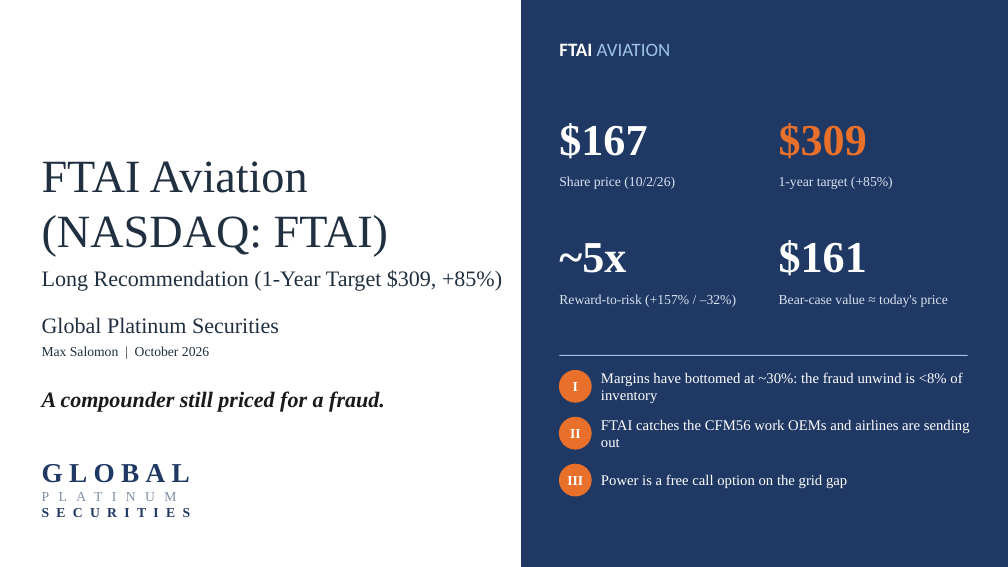
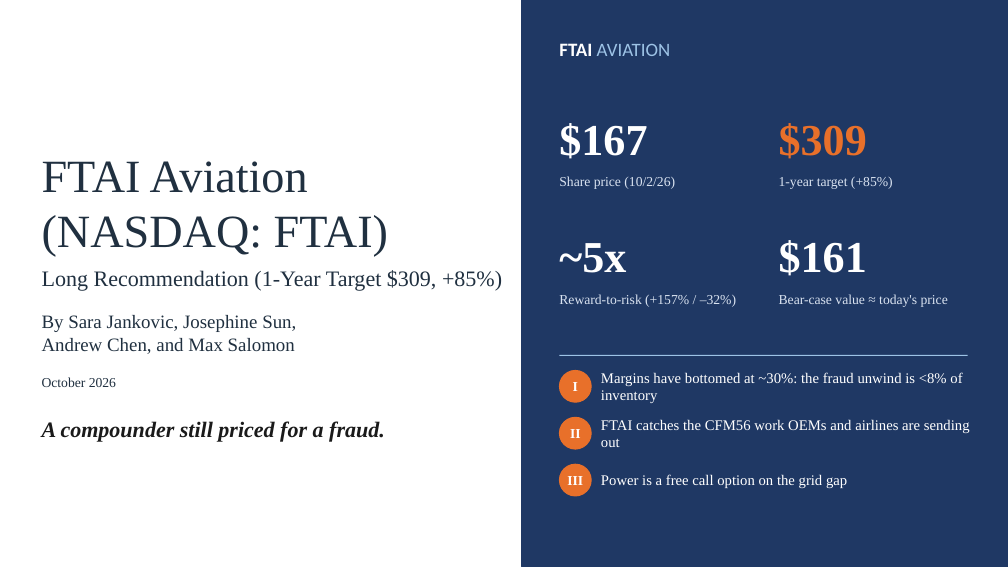
Before and after one commit to maxlsmls-dot/SPOT, a slide deck: slide 1 of ftai_pitch/FTAI_Long_Pitch.pptx. Drawn at 1008x567 pixels with LibreOffice and Linux fonts; fonts in the diff are those of the drawing. Boxes give left, top, right and bottom in pixels: in the first picture for what was removed or moved away, otherwise in the second. Text is boxed around its words. In the diff, an @@ line names an element or a change of style, - is before the commit and + after.

```diff
--- a/ftai_pitch/FTAI_Long_Pitch.pptx
+++ b/ftai_pitch/FTAI_Long_Pitch.pptx
@@ text at [42,315,296,354]: text changed; size 21 to 18 pt @@
-Global Platinum Securities
+By Sara Jankovic, Josephine Sun,
+Andrew Chen, and Max Salomon
@@ text "By Sara Jankovic, Josephine Sun," at [42,315,296,354]: vertical alignment middle to top @@
@@ text at [42,377,116,387]: text changed @@
-Max Salomon | October 2026
+October 2026
@@ text "A compounder still priced for ...": place and size @@
-text "A compounder still priced for ..." at [42,391,385,412]
+text "A compounder still priced for ..." at [42,421,385,442]
@@ text removed at [42,464,190,483] @@
-GLOBAL
-PLATINUM
-SECURITIES
```
Also in this commit, not shown: 11 other slides changed, 12 other files.
